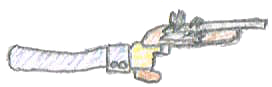
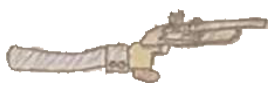
Layer changes from the first 272×87 image to the second:
added layer "Layer 2" above "Layer 1" over (6, 9, 268, 83)
hid "Layer 1" over (5, 1, 270, 87)
